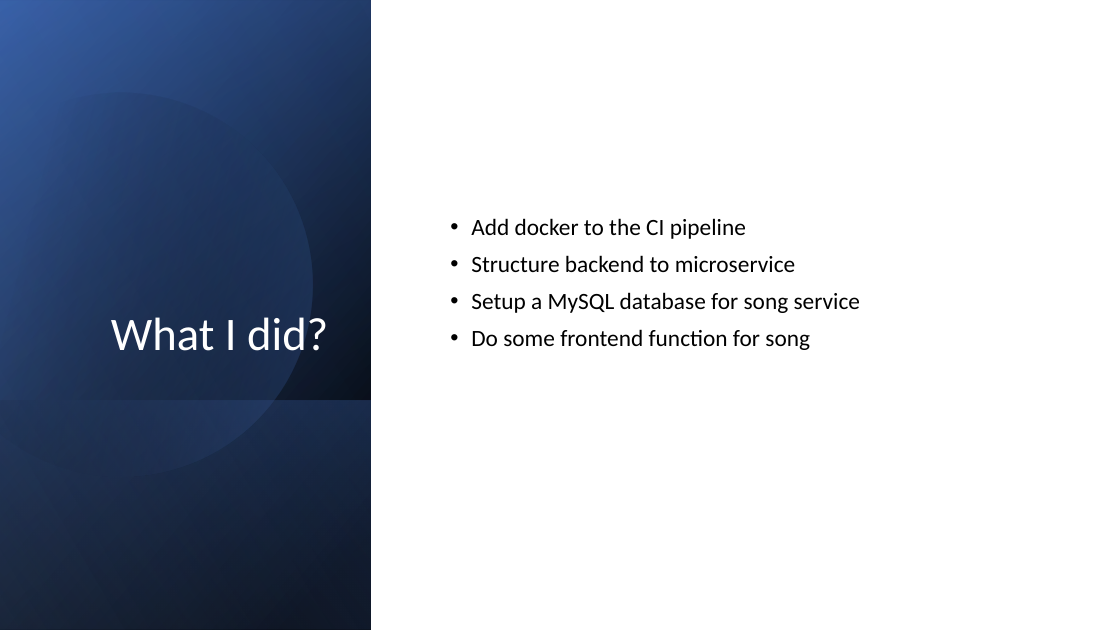
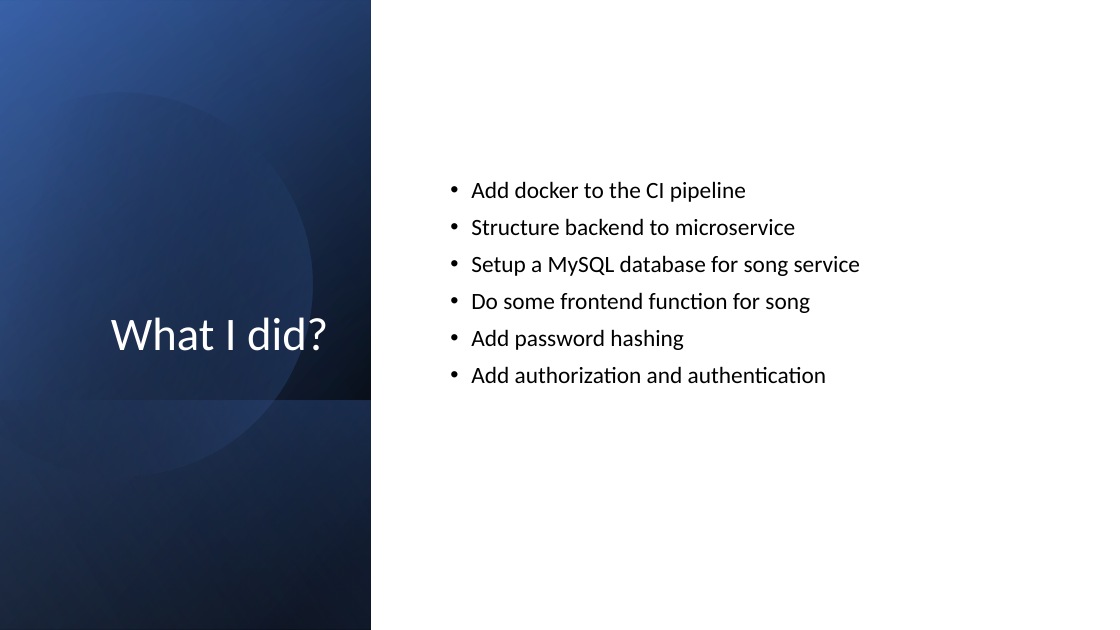
Before and after one commit to T-S-ICT/Music-trivia-web-game, a slide deck: slide 3 of Documents/Presentations/Sprint 3.pptx. Drawn at 1120x630 pixels with LibreOffice and Linux fonts; fonts in the diff are those of the drawing. Boxes give left, top, right and bottom in pixels: in the first picture for what was removed or moved away, otherwise in the second. Text is boxed around its words. In the diff, an @@ line names an element or a change of style, - is before the commit and + after.

Commit message:
Modify presentation

```diff
--- a/Documents/Presentations/Sprint 3.pptx
+++ b/Documents/Presentations/Sprint 3.pptx
@@ text at (471,329,827,383): paragraphs added @@
+• Add password hashing
+• Add authorization and authentication
```
Also in this commit, not shown: 1 other slide changed, 1 other file.
